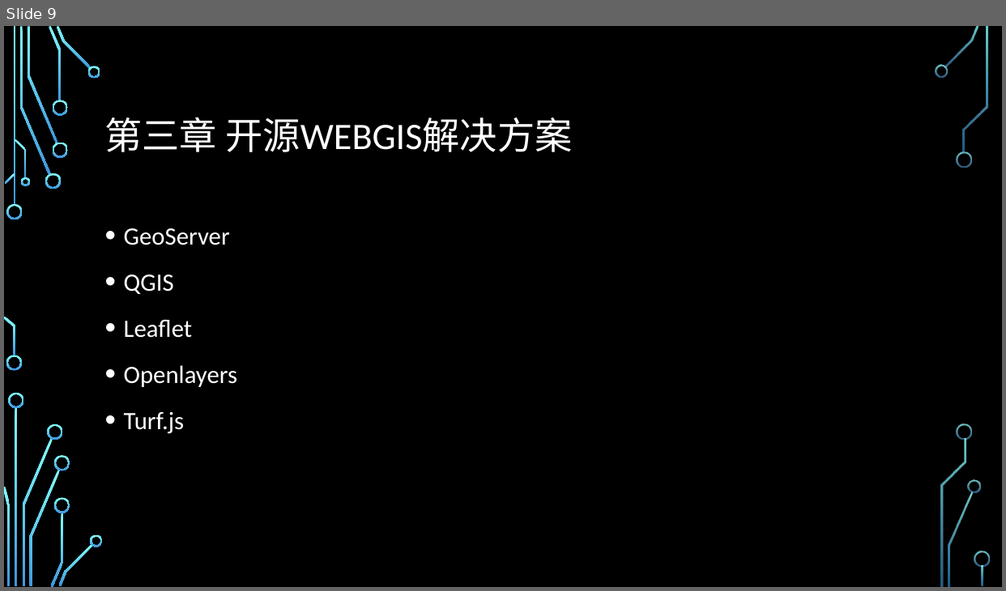
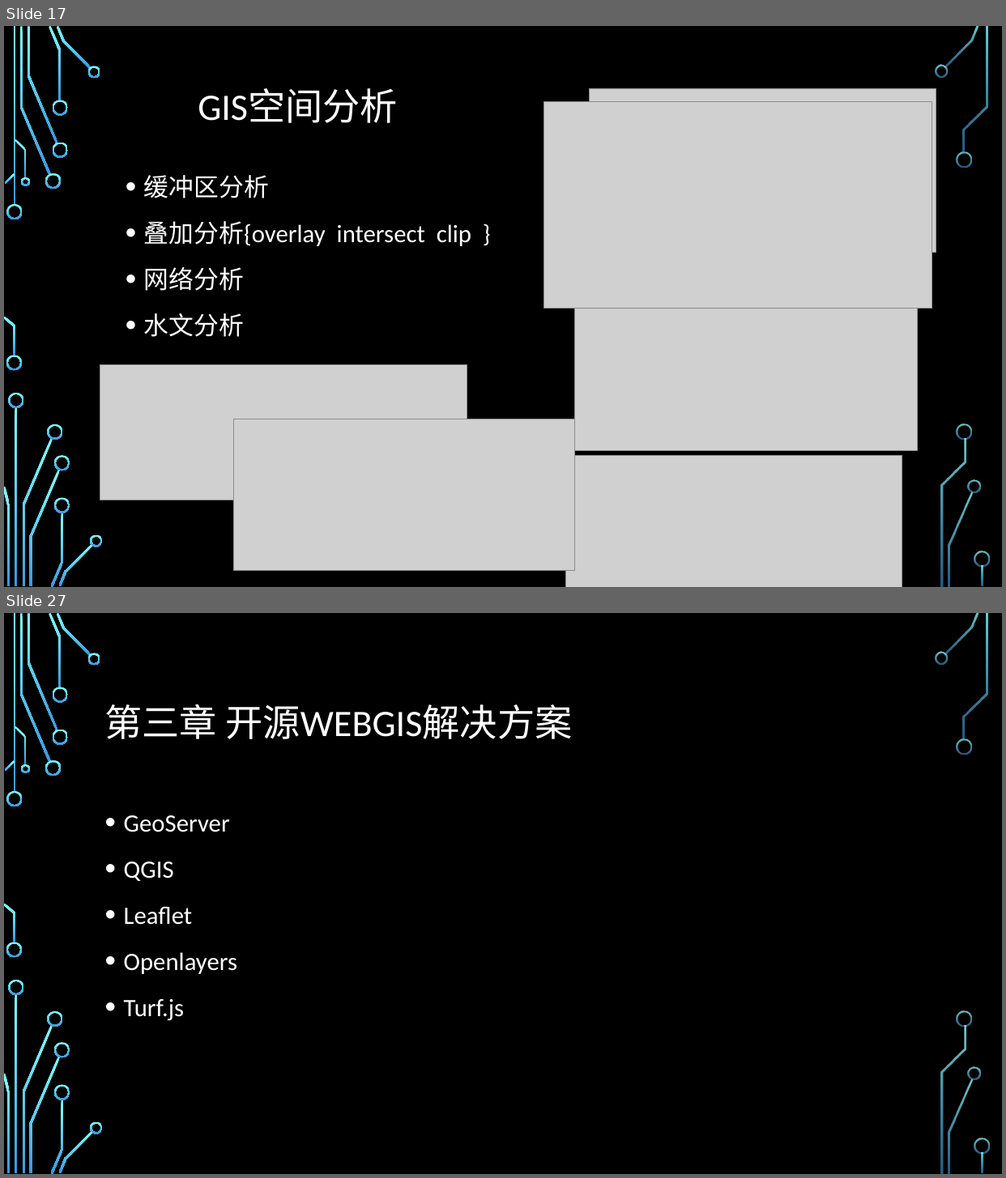
Before and after one commit to guojs/webgis, a slide deck: resource/WebGIS课程大纲.pptx. Shown one above the other, each under a label of ours: slide 9 before the commit, slides 17 and 27 after it; the slides between them are not shown. The pictures are 1006x591 and 1006x1178 pixels, drawn with LibreOffice and Linux fonts; fonts in the diff are those of the drawing; grey boxes stand for pictures; background and template pictures are left out. Boxes give left, top, right and bottom in pixels: in the first picture for what was removed or moved away, otherwise in the second. Text is boxed around its words. In the diff, an @@ line names an element or a change of style, - is before the commit and + after.

```diff
--- a/resource/WebGIS课程大纲.pptx
+++ b/resource/WebGIS课程大纲.pptx
@@ slide 17 added at [4,26,1002,587], background picture (left out); not listed: 36 template elements that a slide beside it also shows @@
@@ title added at [198,88,398,123], 36 pt, text #FFFFFF @@
+GIS空间分析
@@ picture added at [590,88,937,252] @@
@@ picture added at [544,101,933,308] @@
@@ text added at [144,175,471,337], 24 pt, text #FFFFFF @@
+• 缓冲区分析
+• 叠加分析{overlay intersect clip }
+• 网络分析
+• 水文分析
@@ picture added at [574,276,917,450] @@
@@ picture added at [100,365,467,500] @@
@@ picture added at [234,419,574,571] @@
@@ picture added at [565,456,901,587] @@
@@ what was slide 9 is now slide 27 @@
```
Also in this commit, not shown: 5 slides changed, 18 other slides added, 1 slide removed, 44 other files.
